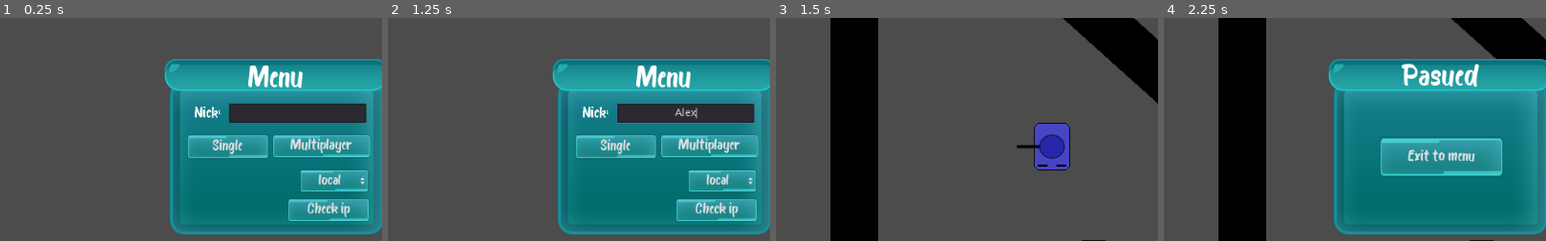
Above: before the commit, frames 1-4 (left to right).
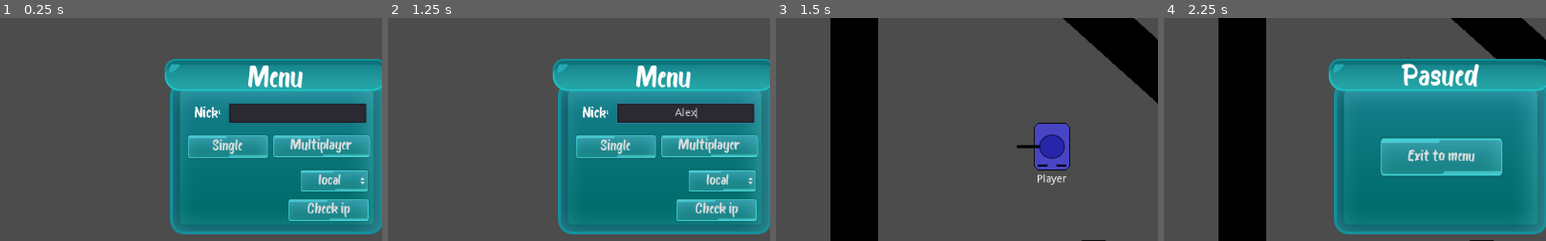
Above: after the commit, the same moments.

Repository: mm-102/godot_tanks
Game: Godot game, scene res://Main.tscn
Two runs of this game, one before a commit and one after it. Both use one fixed random seed, a clock stepped at 60 frames per second and the inputs below.
Inputs (mouse positions are % of the whole screen's width and height, from its top left):
- Up to frame 1 (0.25 s): no input
- Up to frame 2 (1.25 s): click (53, 42) at 0.52 s; type "Alex" at 0.6 s
- Up to frame 3 (1.5 s): click "Single" at 1.25 s
- Up to frame 4 (2.25 s): click (98, 3) at 2 s
The pictures show only the part of the screen within x 14-64%, y 21-71%; the shares and areas given below are measured in that part.

Frames 1-2 are identical in both runs. In frame 3, 0.2% of the frame differs, in the area x 68-76%, y 70-75%; in frame 4, nothing differs.

Commit message:
Make nicks visible under tanks  - IMPORTANT Tank and TankTemplate now have a container root node

Diff:
--- a/Map.gd
+++ b/Map.gd
@@ -27,6 +27,8 @@
 func self_initiation(spawn_point):
 	var tank_inst = tank.instance()
 	tank_inst.position = spawn_point
+	if local_player_name.empty():
+		local_player_name = "You"
 	tank_inst.player_name = local_player_name
 	add_child_below_node($Players, tank_inst, true)
 
@@ -56,6 +58,7 @@
 	static_body2d.set_position(_position)
 	static_body2d.rotation = _rotation
 	wall_inst.replace_by(static_body2d, true)
+	static_body2d.get_node("%Tank").disconnect("ready", static_body2d, "_on_Tank_ready")
 	static_body2d.get_node("%Sprite").set_frame(4)
 	static_body2d.get_node("%Turret").queue_free()
 	$Objects.add_child(static_body2d)
--- a/Player/Tank/Tank.gd
+++ b/Player/Tank/Tank.gd
@@ -9,7 +9,6 @@
 const DEATH_TIME = 20
 const BASE_AMMO_TYPE = Ammunition.TYPES.BULLET
 
-var player_name = "Player" # defined when spawning
 
 signal special_ammo_change(type, amount_left)
 signal special_ammo_type_change(new_type)
@@ -33,6 +32,9 @@
 onready var turret_node =  $"%Turret"
 onready var bullet_point_node = $"%BulletPoint"
 
+
+func set_display_name(text):
+	$"%NickLabel".text = text
 
 func _ready():
 	#warning-ignore:return_value_discarded
--- a/Player/Tank/Tank.tscn
+++ b/Player/Tank/Tank.tscn
@@ -1,9 +1,10 @@
-[gd_scene load_steps=9 format=2]
+[gd_scene load_steps=10 format=2]
 
 [ext_resource path="res://textures/tank_base_anim.png" type="Texture" id=1]
 [ext_resource path="res://Player/Tank/Tank.gd" type="Script" id=2]
 [ext_resource path="res://textures/tank_turret.png" type="Texture" id=3]
 [ext_resource path="res://Player/Tank/Turret.gd" type="Script" id=4]
+[ext_resource path="res://Player/Tank/TankContainer.gd" type="Script" id=5]
 
 [sub_resource type="PhysicsMaterial" id=2]
 
@@ -53,7 +54,11 @@
 "values": [ true, false ]
 }
 
-[node name="Tank" type="RigidBody2D" groups=["Players"]]
+[node name="TankContainer" type="Node"]
+script = ExtResource( 5 )
+
+[node name="Tank" type="RigidBody2D" parent="." groups=["Players"]]
+unique_name_in_owner = true
 collision_layer = 3
 collision_mask = 3
 physics_material_override = SubResource( 2 )
@@ -62,28 +67,46 @@
 contact_monitor = true
 script = ExtResource( 2 )
 
-[node name="Hitbox" type="CollisionShape2D" parent="."]
+[node name="Hitbox" type="CollisionShape2D" parent="Tank"]
 shape = SubResource( 1 )
 
-[node name="Sprite" type="Sprite" parent="."]
+[node name="Sprite" type="Sprite" parent="Tank"]
 texture = ExtResource( 1 )
 hframes = 5
 
-[node name="Turret" type="Sprite" parent="."]
+[node name="Turret" type="Sprite" parent="Tank"]
 unique_name_in_owner = true
 texture = ExtResource( 3 )
 script = ExtResource( 4 )
 
-[node name="BulletPoint" type="Position2D" parent="Turret"]
+[node name="BulletPoint" type="Position2D" parent="Tank/Turret"]
 unique_name_in_owner = true
 position = Vector2( 0, -60 )
 
-[node name="AnimationPlayer" type="AnimationPlayer" parent="."]
+[node name="AnimationPlayer" type="AnimationPlayer" parent="Tank"]
 unique_name_in_owner = true
 anims/RESET = SubResource( 4 )
 anims/explode = SubResource( 3 )
 
-[node name="Camera2D" type="Camera2D" parent="."]
+[node name="Camera2D" type="Camera2D" parent="Tank"]
 current = true
 
-[connection signal="body_entered" from="." to="." method="_on_base_body_entered"]
+[node name="RemoteTransform2D" type="RemoteTransform2D" parent="Tank"]
+remote_path = NodePath("../../NickPosition")
+update_rotation = false
+update_scale = false
+
+[node name="NickPosition" type="Position2D" parent="."]
+
+[node name="NickLabel" type="Label" parent="NickPosition"]
+unique_name_in_owner = true
+anchor_left = 0.5
+anchor_right = 0.5
+margin_left = -20.0
+margin_top = 37.0
+margin_right = 20.0
+margin_bottom = 51.0
+align = 1
+
+[connection signal="body_entered" from="Tank" to="Tank" method="_on_base_body_entered"]
+[connection signal="ready" from="Tank" to="." method="_on_Tank_ready"]
--- /dev/null
+++ b/Player/Tank/TankContainer.gd
@@ -0,0 +1,11 @@
+extends Node
+
+onready var tank
+var player_name = "Player" # defined when spawning
+var position = Vector2.ZERO
+
+
+func _on_Tank_ready():
+	tank = $"%Tank"
+	tank.position = position
+	tank.set_display_name(player_name)
--- a/Player/Tank/TankTemplate.gd
+++ b/Player/Tank/TankTemplate.gd
@@ -2,8 +2,9 @@
 onready var wall = $Hitbox.duplicate(true)
 onready var animation_player = $"%AnimationPlayer"
 
-var player_name = "Player" # defined when spawning
 
+func set_display_name(text):
+	$"%NickLabel".text = text
 
 func template_stance(previous_stance, next_stance, interpolation_factor):
 	var _position = lerp(previous_stance.P, next_stance.P, interpolation_factor)
--- a/Player/Tank/TankTemplate.tscn
+++ b/Player/Tank/TankTemplate.tscn
@@ -1,8 +1,9 @@
-[gd_scene load_steps=7 format=2]
+[gd_scene load_steps=8 format=2]
 
 [ext_resource path="res://textures/tank_base_anim.png" type="Texture" id=1]
 [ext_resource path="res://Player/Tank/TankTemplate.gd" type="Script" id=2]
 [ext_resource path="res://textures/tank_turret.png" type="Texture" id=3]
+[ext_resource path="res://Player/Tank/TankTemplateContainer.gd" type="Script" id=4]
 
 [sub_resource type="RectangleShape2D" id=1]
 extents = Vector2( 24, 32 )
@@ -50,30 +51,52 @@
 "values": [ true, false ]
 }
 
-[node name="Tank" type="KinematicBody2D" groups=["Players"]]
+[node name="TankTemplateContainer" type="Node"]
+script = ExtResource( 4 )
+
+[node name="Tank" type="KinematicBody2D" parent="." groups=["Players"]]
+unique_name_in_owner = true
 collision_layer = 3
 collision_mask = 3
 script = ExtResource( 2 )
 
-[node name="Hitbox" type="CollisionShape2D" parent="."]
+[node name="Hitbox" type="CollisionShape2D" parent="Tank"]
 shape = SubResource( 1 )
 
-[node name="Sprite" type="Sprite" parent="Hitbox"]
+[node name="Sprite" type="Sprite" parent="Tank/Hitbox"]
 unique_name_in_owner = true
 texture = ExtResource( 1 )
 hframes = 5
 
-[node name="Turret" type="Sprite" parent="."]
+[node name="Turret" type="Sprite" parent="Tank"]
 unique_name_in_owner = true
 texture = ExtResource( 3 )
 
-[node name="BulletPoint" type="Position2D" parent="Turret"]
+[node name="BulletPoint" type="Position2D" parent="Tank/Turret"]
 unique_name_in_owner = true
 position = Vector2( 0, -60 )
 
-[node name="AnimationPlayer" type="AnimationPlayer" parent="."]
+[node name="AnimationPlayer" type="AnimationPlayer" parent="Tank"]
 unique_name_in_owner = true
 anims/RESET = SubResource( 4 )
 anims/explode = SubResource( 3 )
 
-[connection signal="animation_finished" from="AnimationPlayer" to="." method="_on_AnimationPlayer_animation_finished"]
+[node name="RemoteTransform2D" type="RemoteTransform2D" parent="Tank"]
+remote_path = NodePath("../../NickPosition")
+update_rotation = false
+update_scale = false
+
+[node name="NickPosition" type="Position2D" parent="."]
+
+[node name="NickLabel" type="Label" parent="NickPosition"]
+unique_name_in_owner = true
+anchor_left = 0.5
+anchor_right = 0.5
+margin_left = -20.0
+margin_top = 37.0
+margin_right = 20.0
+margin_bottom = 51.0
+align = 1
+
+[connection signal="ready" from="Tank" to="." method="_on_Tank_ready"]
+[connection signal="animation_finished" from="Tank/AnimationPlayer" to="Tank" method="_on_AnimationPlayer_animation_finished"]
--- /dev/null
+++ b/Player/Tank/TankTemplateContainer.gd
@@ -0,0 +1,19 @@
+extends Node
+
+onready var tank
+var player_name = "Player" # defined when spawning
+
+
+func template_stance(previous_stance, next_stance, interpolation_factor):
+	tank.template_stance(previous_stance, next_stance, interpolation_factor)
+
+func get_hitbox():
+	return tank.get_hitbox()
+
+func die():
+	tank.die()
+
+
+func _on_Tank_ready():
+	tank = $"%Tank"
+	tank.set_display_name(player_name)
